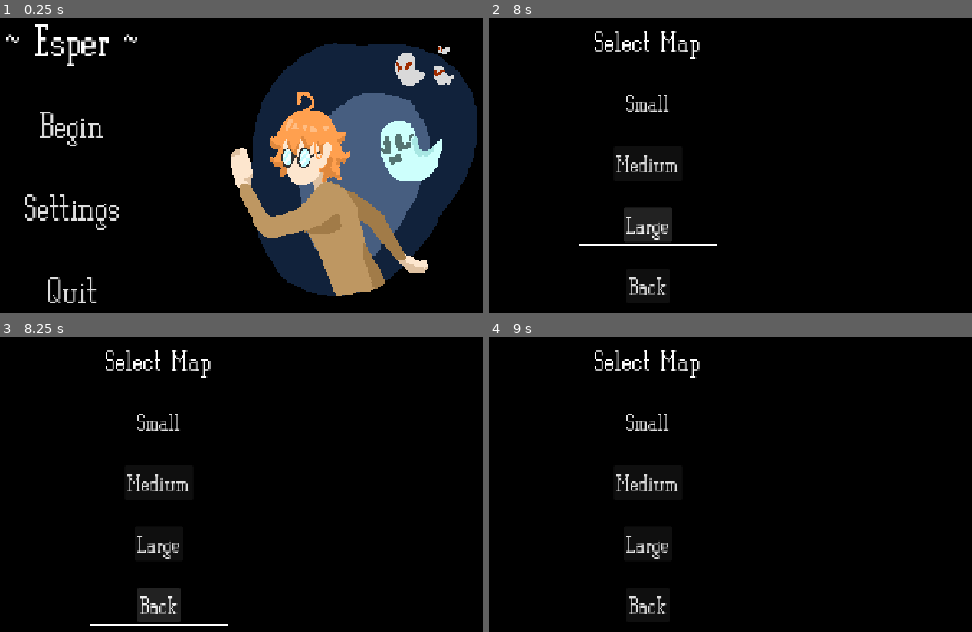
Above: before the commit, frames 1-4 (two rows, left to right).
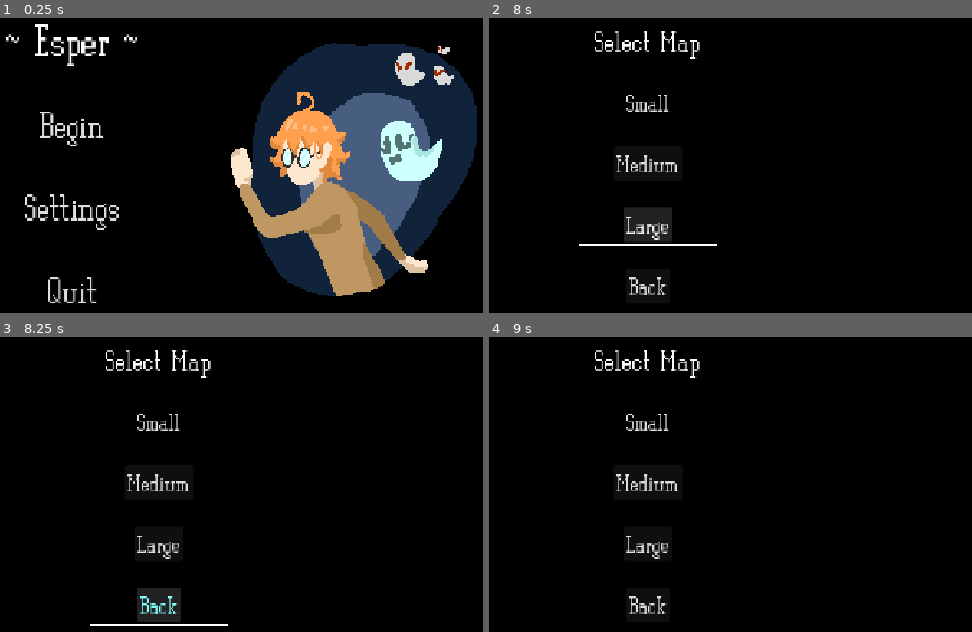
Above: after the commit, the same moments.

Repository: Tortiz-CSUF/esper---1
Game: Godot game, scene res://Scenes/main_menu.tscn
The game is run twice, just before and just after one commit, with the same random seed, the same clock (stepped at 60 frames per second) and the same inputs.
Inputs (mouse positions are in pixels of both pictures, inside the frame that each line leads up to):
- Up to frame 1 (0.25 s): no input
- Up to frame 2 (8 s): click "Begin" at 0.5 s; click "Small" at 1.25 s; click "Medium" at 2 s; click "Large" at 2.75 s; click "Small" at 3.5 s; click "Medium" at 4.25 s; click "Large" at 5 s; click "Small" at 5.75 s; click "Medium" at 6.5 s; click "Large" at 7.25 s
- Up to frame 3 (8.25 s): click "Back" at 8 s
- Up to frame 4 (9 s): move the mouse to (822, 460) at 8.77 s

Frames 1-2 are identical in both runs. In frame 3, 0.2% of the frame differs, in the area x 28-37%, y 87-94%; in frame 4, nothing differs.

Commit message:
Haunted_Adventure_2D_5

Diff:
--- a/Scenes/main_menu.tscn
+++ b/Scenes/main_menu.tscn
@@ -165,6 +165,7 @@
 [node name="MapBackButton" type="Button" parent="MapSelectPanel" unique_id=2005017122]
 layout_mode = 2
 size_flags_horizontal = 4
+theme_override_colors/font_hover_color = Color(0.50377727, 0.99999994, 0.9784524, 1)
 theme_override_fonts/font = ExtResource("1_ce3w2")
 theme_override_font_sizes/font_size = 32
 text = "Back"
--- a/Scripts/main_menu.gd
+++ b/Scripts/main_menu.gd
@@ -39,6 +39,8 @@
 	begin_button.pressed.connect(_on_begin_pressed)
 	settings_button.pressed.connect(_on_settings_pressed)
 	quit_button.pressed.connect(_on_quit_pressed)
+	settings_back_button.pressed.connect(_on_settings_back_pressed)
+
 
 
 func _on_button_hovered(btn: Button) -> void:
